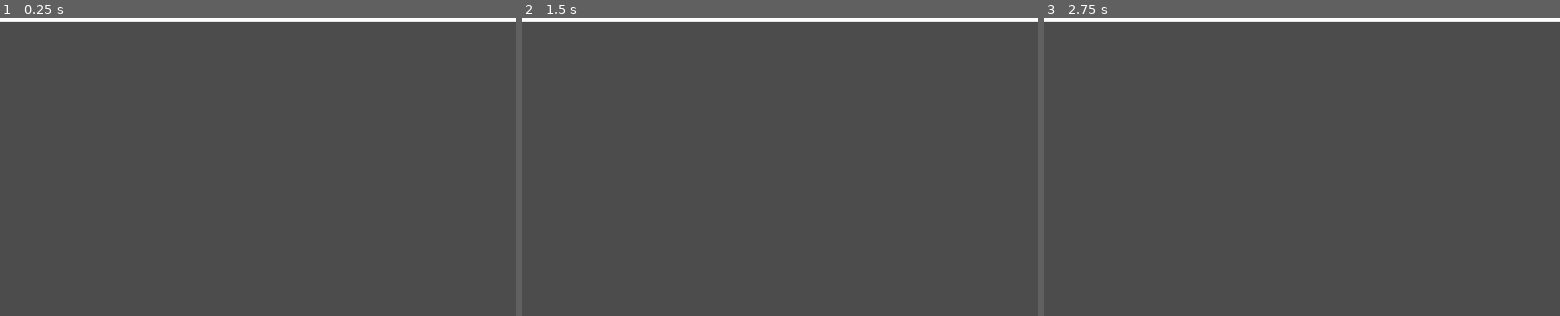
Above: before the commit, frames 1-3 (left to right).
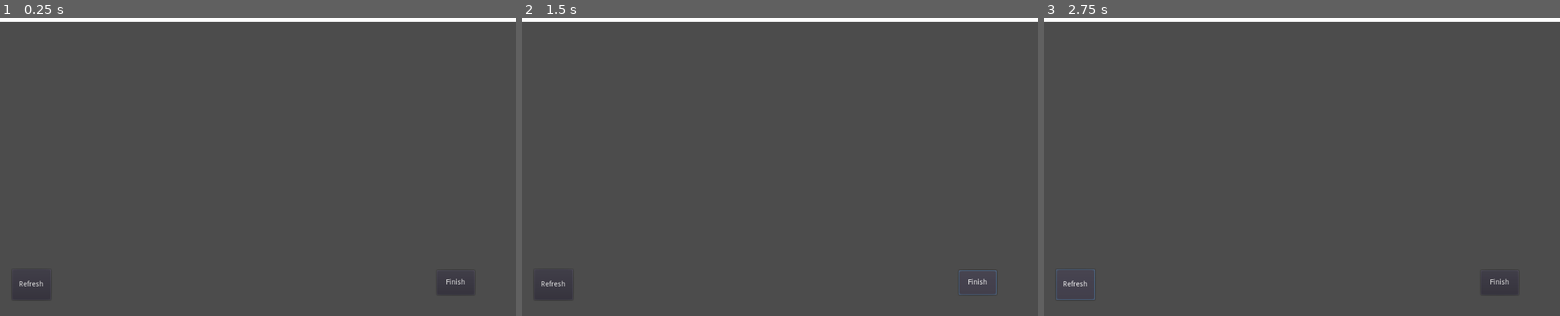
Above: after the commit, the same moments.

Repository: molotochok/draw-on-time
Game: Godot game, scene res://scenes/interface.tscn
Two runs of this game, one before a commit and one after it. Both use one fixed random seed, a clock stepped at 60 frames per second and the inputs below.
Inputs (mouse positions are in pixels of both pictures, inside the frame that each line leads up to):
- Up to frame 1 (0.25 s): no input
- Up to frame 2 (1.5 s): click (552, 283) at 0.5 s, where only the run after the commit has a clickable "Refresh"; click (976, 283) at 1.25 s, where only the run after the commit has a clickable "Finish"
- Up to frame 3 (2.75 s): click (1074, 283) at 2 s, where only the run after the commit has a clickable "Refresh"

The runs differ from the first frame. In frame 1, 0.1% of the frame differs, in the area x 2-92%, y 87-95%; in frame 2, 0.1%; in frame 3, 0.1%, in the area x 2-92%, y 84-95%.

Commit message:
Add Refresh and Finish buttons

Diff:
--- a/scenes/interface.tscn
+++ b/scenes/interface.tscn
@@ -1,10 +1,12 @@
-[gd_scene load_steps=6 format=2]
+[gd_scene load_steps=8 format=2]
 
 [ext_resource path="res://sprites/time_progress.png" type="Texture" id=1]
 [ext_resource path="res://materials/time_progress/time_progress.material" type="Material" id=2]
 [ext_resource path="res://scripts/settings_manager.gd" type="Script" id=3]
 [ext_resource path="res://resources/settings/settings_1.tres" type="Resource" id=4]
 [ext_resource path="res://scenes/time_progress.gd" type="Script" id=5]
+[ext_resource path="res://scripts/refresh.gd" type="Script" id=6]
+[ext_resource path="res://scripts/finish.gd" type="Script" id=7]
 
 [node name="Interface" type="Control"]
 anchor_right = 1.0
@@ -28,3 +30,28 @@
 timer = NodePath("Timer")
 
 [node name="Timer" type="Timer" parent="TimeProgress"]
+
+[node name="Refresh" type="Button" parent="."]
+anchor_top = 1.0
+anchor_bottom = 1.0
+margin_left = 24.0
+margin_top = -93.0
+margin_right = 101.0
+margin_bottom = -32.0
+text = "Refresh"
+script = ExtResource( 6 )
+
+[node name="Finish" type="Button" parent="."]
+anchor_left = 1.0
+anchor_top = 1.0
+anchor_right = 1.0
+anchor_bottom = 1.0
+margin_left = -157.024
+margin_top = -91.4264
+margin_right = -82.0244
+margin_bottom = -42.4264
+text = "Finish"
+script = ExtResource( 7 )
+__meta__ = {
+"_edit_use_anchors_": false
+}
--- a/scenes/time_progress.gd
+++ b/scenes/time_progress.gd
@@ -4,6 +4,8 @@
 
 func _ready():
 	GameEvents.connect("settings_initialized", self, "_on_settings_initialized")
+	GameEvents.connect("refreshed", self, "_on_refreshed")
+	GameEvents.connect("finished", self, "_on_finished")
 
 func _process(delta):
 	update_progress("curr_time")
@@ -14,6 +16,12 @@
 
 	update_progress("max_time")
 
+func _on_refreshed():
+	timer.start()
+
+func _on_finished():
+	timer.set_paused(true)
+
 func update_progress(param_name):
 	var time_left = timer.get_time_left()
 	get_material().set_shader_param(param_name, time_left)
--- /dev/null
+++ b/scripts/finish.gd
@@ -0,0 +1,4 @@
+extends Button
+
+func _pressed():
+	GameEvents.emit_signal("finished")
--- a/scripts/game_events.gd
+++ b/scripts/game_events.gd
@@ -1,3 +1,5 @@
 extends Node
 
 signal settings_initialized
+signal refreshed
+signal finished
--- /dev/null
+++ b/scripts/refresh.gd
@@ -0,0 +1,4 @@
+extends Button
+
+func _pressed():
+	GameEvents.emit_signal("refreshed")
--- a/scripts/settings_manager.gd
+++ b/scripts/settings_manager.gd
@@ -3,5 +3,4 @@
 export(Resource) onready var settings = settings as Settings
 
 func _ready():
-	print(settings.time)
 	GameEvents.emit_signal("settings_initialized", settings)
